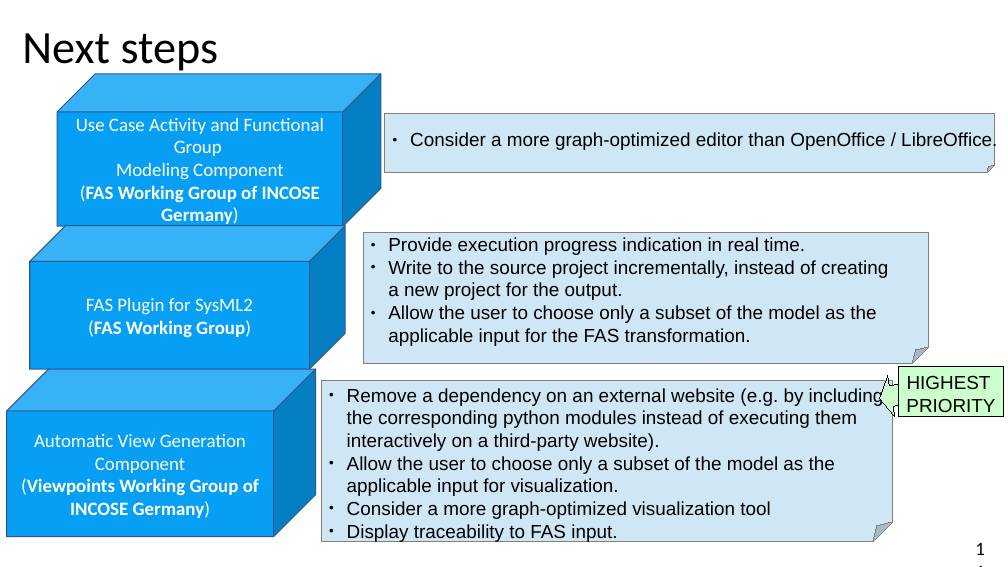
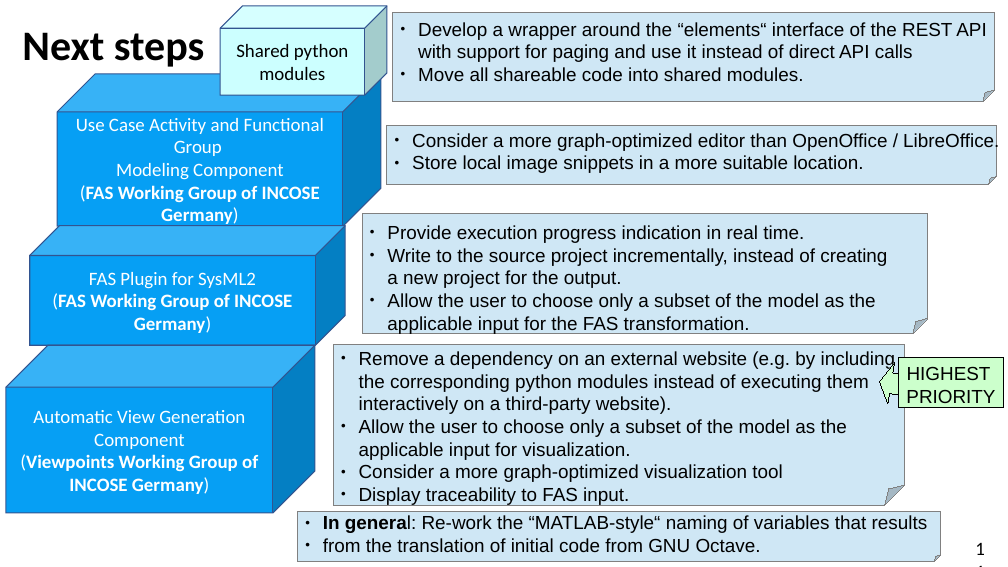
Before and after one commit to GfSE/fas4sysmlv2, a slide deck: slide 11 of doc/tech-docs/sysmlv2-pilot/fas4sysmlv2.odp. Drawn at 1008x567 pixels with LibreOffice and Linux fonts; fonts in the diff are those of the drawing. Boxes give left, top, right and bottom in pixels: in the first picture for what was removed or moved away, otherwise in the second. Text is boxed around its words. In the diff, an @@ line names an element or a change of style, - is before the commit and + after.

Commit message:
Updated the list of next steps

```diff
--- a/doc/tech-docs/sysmlv2-pilot/fas4sysmlv2.odp
+++ b/doc/tech-docs/sysmlv2-pilot/fas4sysmlv2.odp
@@ title "Next steps" at box(22, 32, 204, 67): size 44 to 40 pt, bold on @@
@@ cube added at box(220, 6, 386, 95), fill #CCFFFF, outline #325490 0.99 pt, 18 pt, text #000000 @@
+Shared python modules
@@ folded corner added at box(393, 12, 994, 101), fill #CFE7F5, outline #808080 0 pt, 18 pt, text #000000 @@
+● Develop a wrapper around the “elements“ interface of the REST API
+  with support for paging and use it instead of direct API calls
+● Move all shareable code into shared modules.
@@ folded corner "Consider a more graph-optimized editor ...": place and size @@
-folded corner "Consider a more graph-optimized editor ..." at box(385, 113, 994, 172)
+folded corner "Consider a more graph-optimized editor ..." at box(387, 125, 997, 184)
@@ text in folded corner at box(412, 155, 863, 173): paragraph added @@
+● Store local image snippets in a more suitable location.
@@ cube "FAS Plugin for SysML2": place and size @@
-cube "FAS Plugin for SysML2" at box(29, 225, 345, 369)
+cube "FAS Plugin for SysML2" at box(29, 225, 345, 345)
@@ folded corner "Provide execution progress indication in ...": place and size @@
-folded corner "Provide execution progress indication in ..." at box(363, 232, 929, 363)
+folded corner "Provide execution progress indication in ..." at box(362, 213, 928, 333)
@@ text in cube at box(52, 293, 292, 333): text changed @@
-(FAS Working Group)
+(FAS Working Group of INCOSE Germany)
@@ cube "Automatic View Generation Component": place and size @@
-cube "Automatic View Generation Component" at box(7, 369, 316, 537)
+cube "Automatic View Generation Component" at box(6, 346, 315, 513)
@@ folded corner "Remove a dependency on an ...": place and size @@
-folded corner "Remove a dependency on an ..." at box(321, 381, 893, 542)
+folded corner "Remove a dependency on an ..." at box(333, 345, 905, 506)
@@ rectangle "HIGHEST": place and size @@
-rectangle "HIGHEST" at box(899, 367, 1003, 417)
+rectangle "HIGHEST" at box(899, 358, 1003, 408)
@@ left arrow at box(876, 361, 930, 410): rotation 349 to 9 degrees @@
@@ folded corner added at box(298, 512, 941, 561), fill #CFE7F5, outline #808080 0 pt, 18 pt, text #000000 @@
+● In general: Re-work the “MATLAB-style“ naming of variables that results
+● from the translation of initial code from GNU Octave.
```
Also in this commit, not shown: 1 other slide changed.
